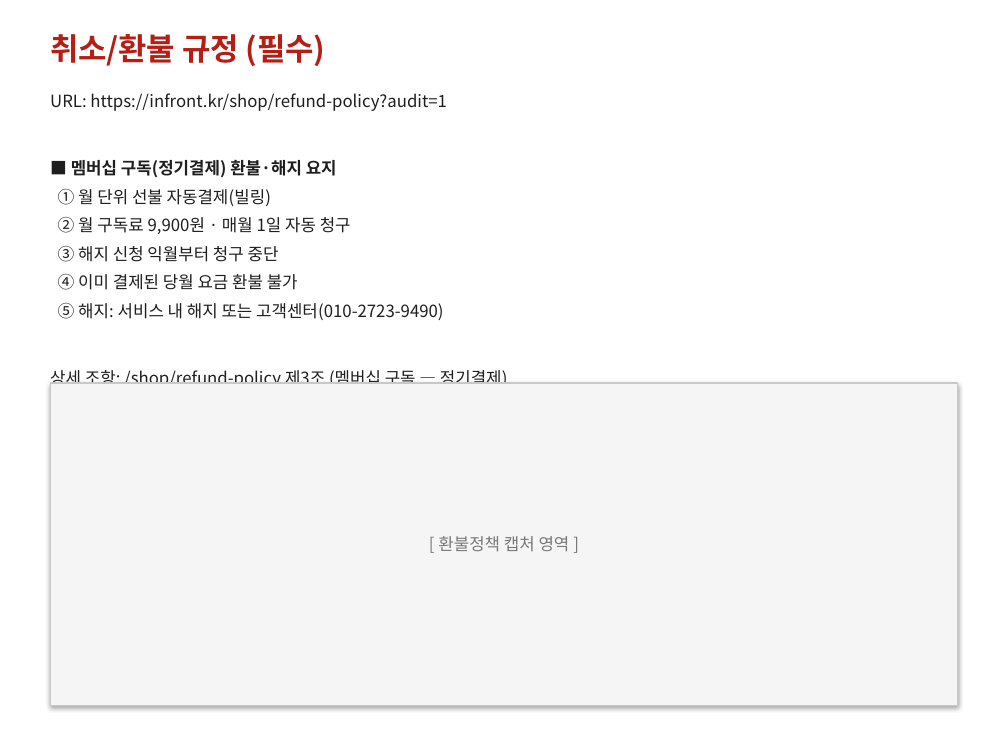
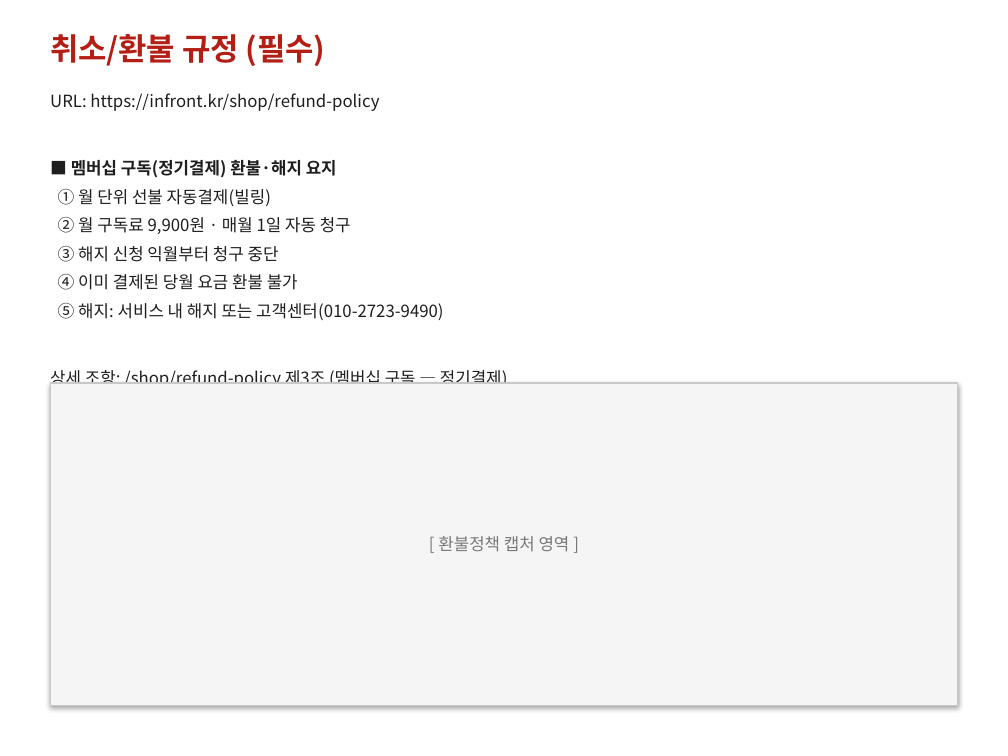
Before and after one commit to sprjihoon/infront, a slide deck: slide 9 of docs/audit-captures/card-billing-audit-infrontbil.pptx. Drawn at 1008x756 pixels with LibreOffice and Linux fonts; fonts in the diff are those of the drawing. Boxes give left, top, right and bottom in pixels: in the first picture for what was removed or moved away, otherwise in the second. Text is boxed around its words. In the diff, an @@ line names an element or a change of style, - is before the commit and + after.

```diff
--- a/docs/audit-captures/card-billing-audit-infrontbil.pptx
+++ b/docs/audit-captures/card-billing-audit-infrontbil.pptx
@@ text at (50,93,379,111): text changed @@
-URL: https://infront.kr/shop/refund-policy?audit=1
+URL: https://infront.kr/shop/refund-policy
```
Also in this commit, not shown: 8 other slides changed, 10 other files.
